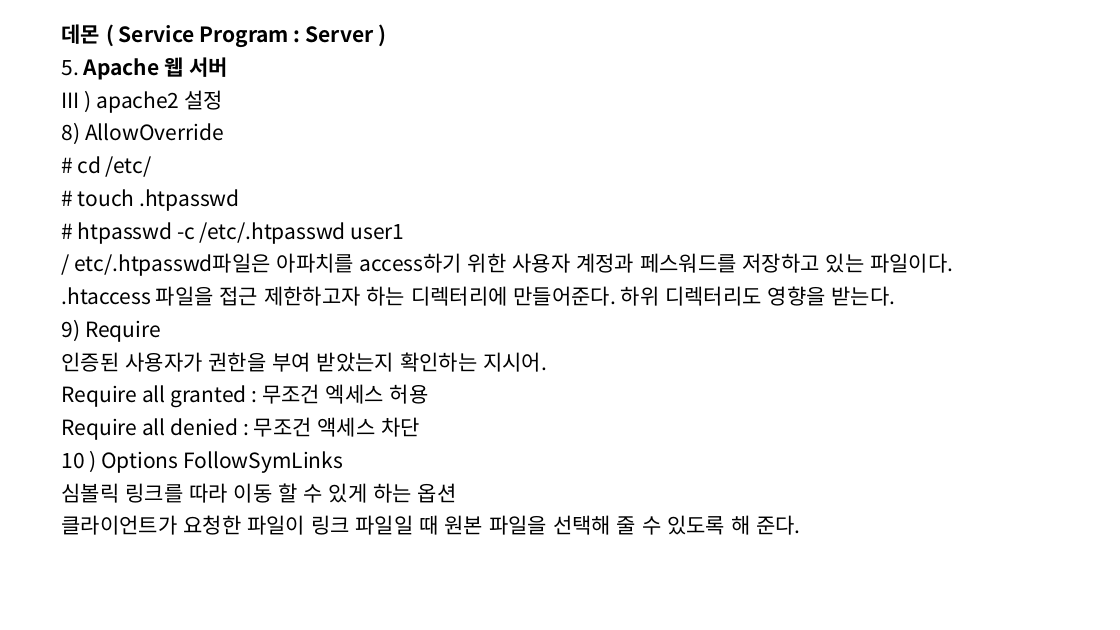
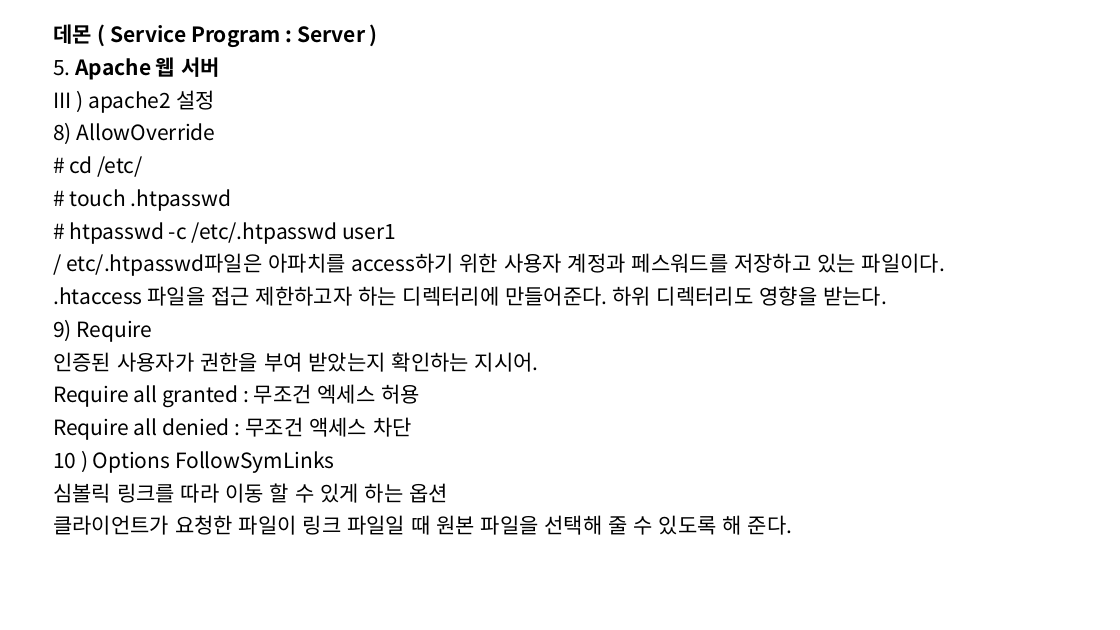
Before and after one commit to SoongMoo/PBL_3st_20231228, a slide deck: slide 86 of linux/리눅스.pptx (slide 90 before the commit). Drawn at 1120x630 pixels with LibreOffice and Linux fonts; fonts in the diff are those of the drawing. Boxes give left, top, right and bottom in pixels: in the first picture for what was removed or moved away, otherwise in the second. Text is boxed around its words. In the diff, an @@ line names an element or a change of style, - is before the commit and + after.

```diff
--- a/linux/리눅스.pptx
+++ b/linux/리눅스.pptx
@@ subtitle "데몬 ( Service Program : ...": place and size @@
-subtitle "데몬 ( Service Program : ..." at (62,24,953,535)
+subtitle "데몬 ( Service Program : ..." at (53,24,945,535)
```
Also in this commit, not shown: 7 slides added, 4 slides removed.
